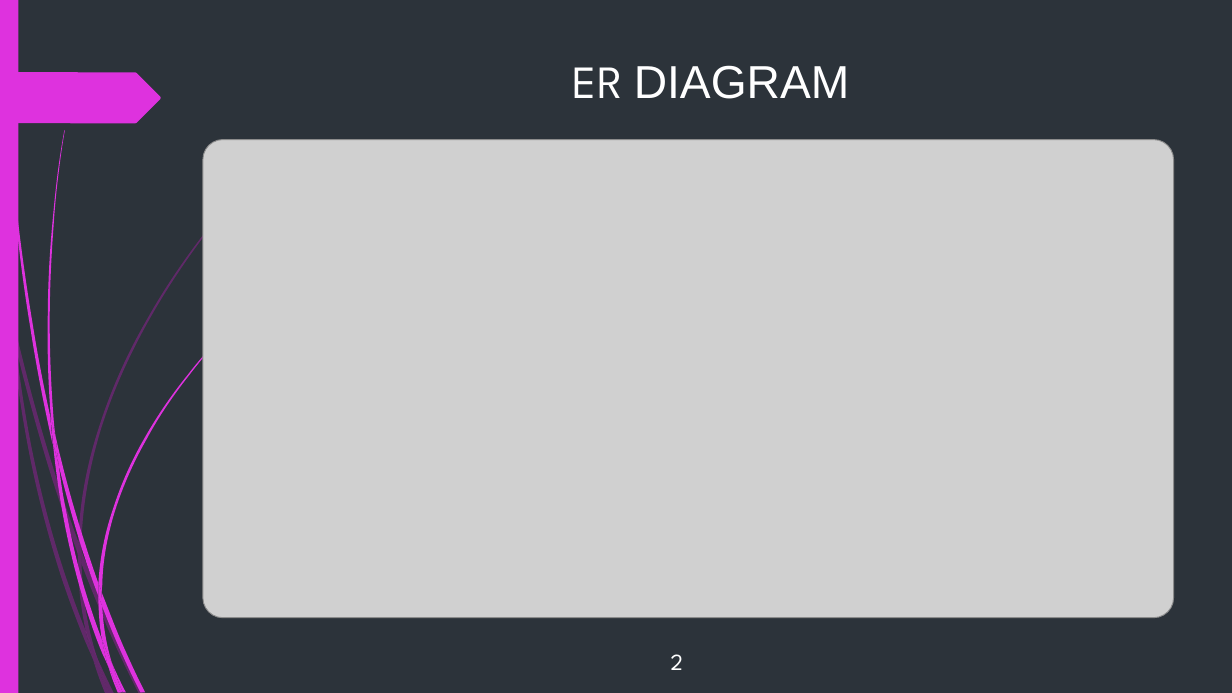
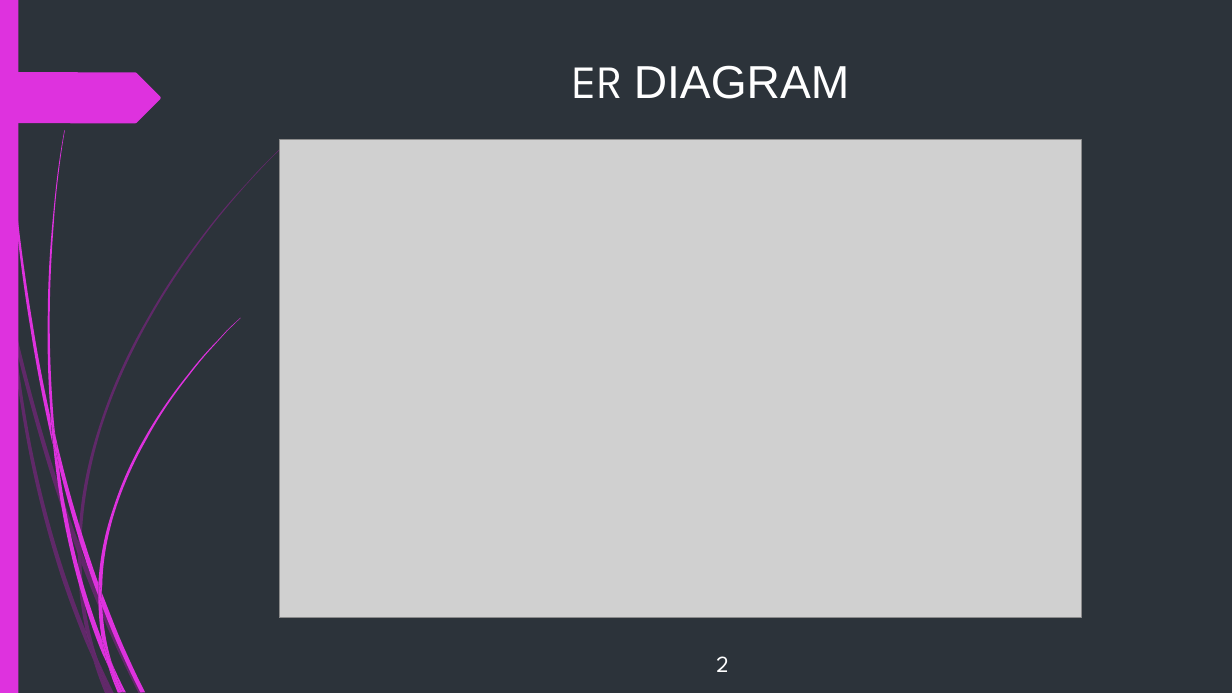
Before and after one commit to himeshnishant1/Image-Steagnography-Using-Python, a slide deck: slide 20 of Project letrature/IMAGE_STEGNOGRAPHY_USING_PYTHON.pptx. Drawn at 1232x693 pixels with LibreOffice and Linux fonts; fonts in the diff are those of the drawing; grey boxes stand for pictures. Boxes give left, top, right and bottom in pixels: in the first picture for what was removed or moved away, otherwise in the second. Text is boxed around its words. In the diff, an @@ line names an element or a change of style, - is before the commit and + after.

```diff
--- a/Project letrature/IMAGE_STEGNOGRAPHY_USING_PYTHON.pptx
+++ b/Project letrature/IMAGE_STEGNOGRAPHY_USING_PYTHON.pptx
@@ picture: place and size @@
-picture at [203,140,1175,617]
+picture at [279,140,1081,617]
@@ text "2": place and size @@
-text "2" at [671,654,683,670]
+text "2" at [716,656,728,672]
```
Also in this commit, not shown: 2 other slides changed, 1 other file.
